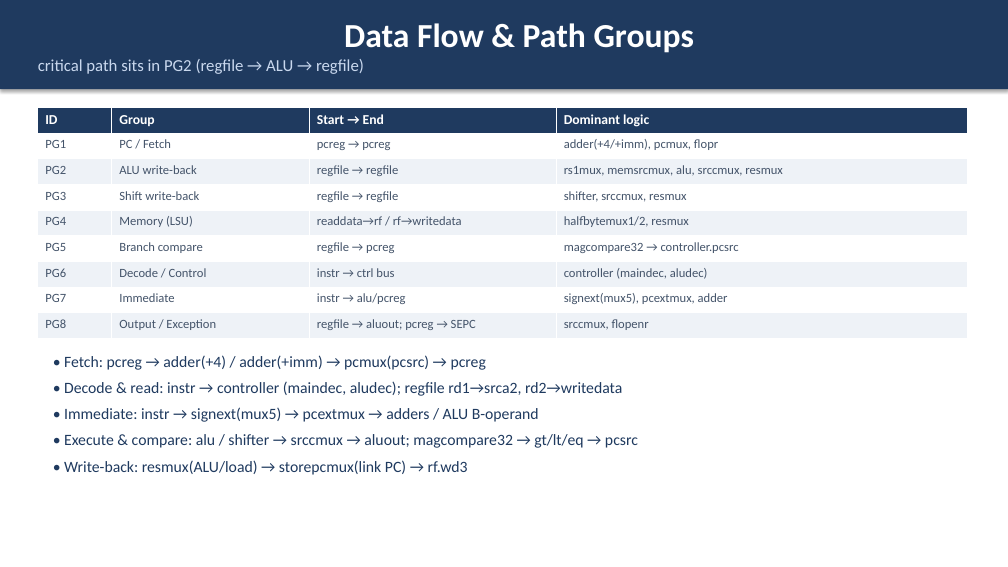
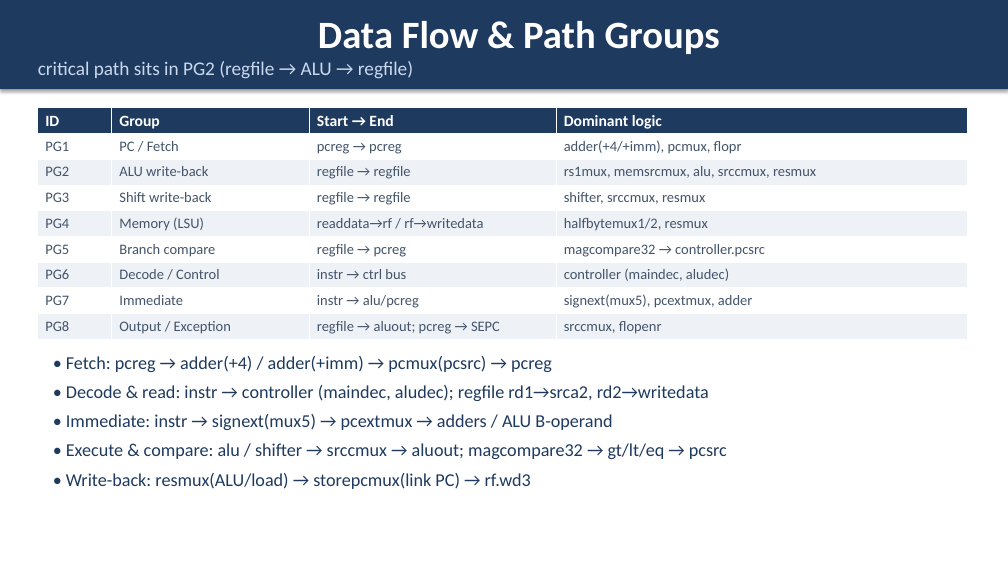
Before and after one commit to wuhannus/lunarch, a slide deck: slide 5 of flow/LUNARCH_AI_Driven_Chip_Design.pptx. Drawn at 1008x567 pixels with LibreOffice and Linux fonts; fonts in the diff are those of the drawing. Boxes give left, top, right and bottom in pixels: in the first picture for what was removed or moved away, otherwise in the second. Text is boxed around its words. In the diff, an @@ line names an element or a change of style, - is before the commit and + after.

```diff
--- a/flow/LUNARCH_AI_Driven_Chip_Design.pptx
+++ b/flow/LUNARCH_AI_Driven_Chip_Design.pptx
@@ rectangle "Data Flow & Path Groups" at <box>0,0,1008,89</box>: size 32 to 36.8 pt in "Data Flow & Path Groups"; size 16 to 18.4 pt in "critical path sits in PG2 (regfile → ..." @@
@@ table at <box>38,107,968,339</box> @@
@@ size 13 to 14.9 pt in "ID", "Group", "Start → End", "Dominant logic" @@
@@ size 12 to 13.8 pt @@
@@ text "• Fetch: pcreg → adder(+4) ..." at <box>66,356,727,489</box>: size 15 to 17.2 pt @@
```
Also in this commit, not shown: 18 other slides changed, 1 slide added, 1 other file.
